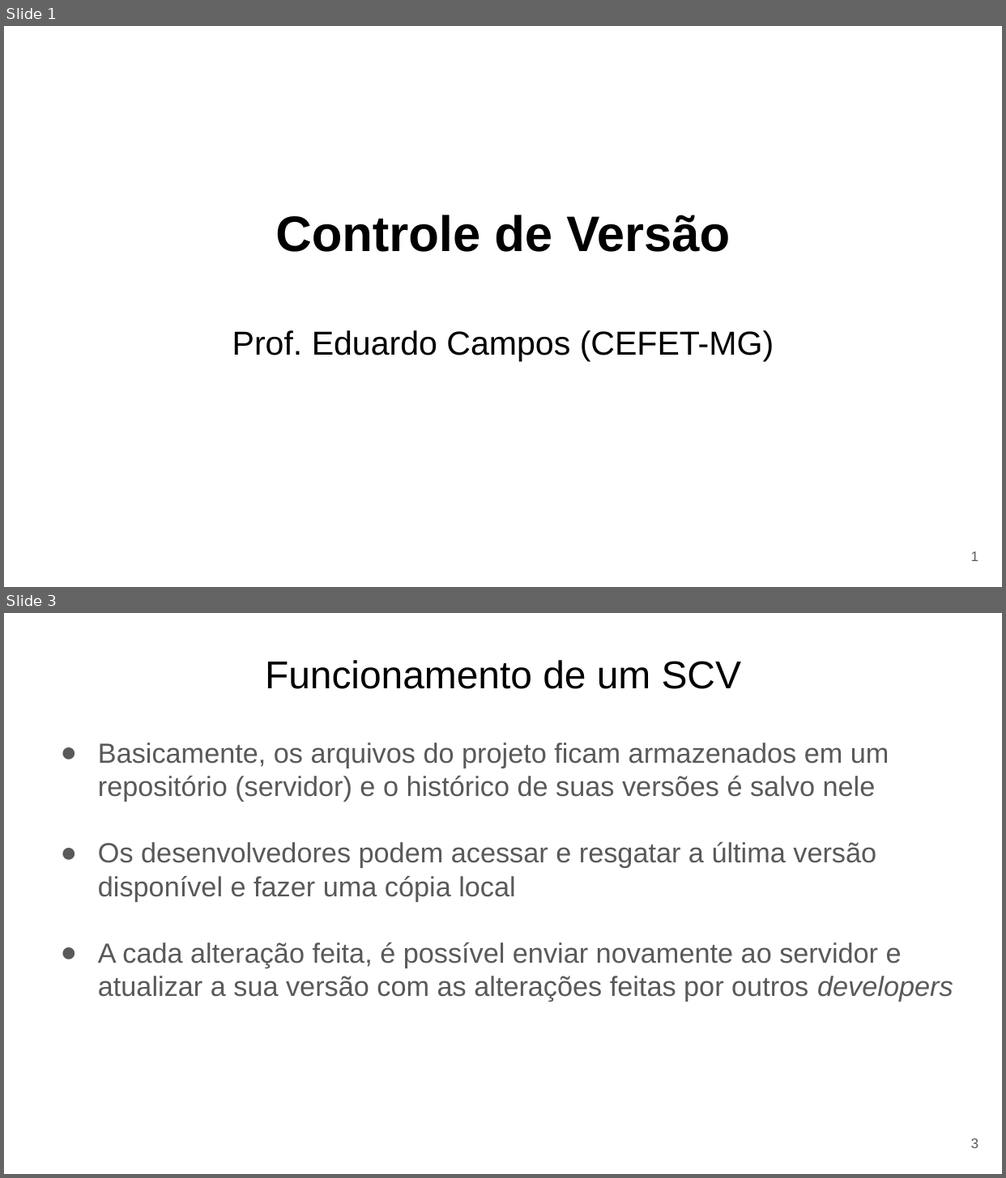
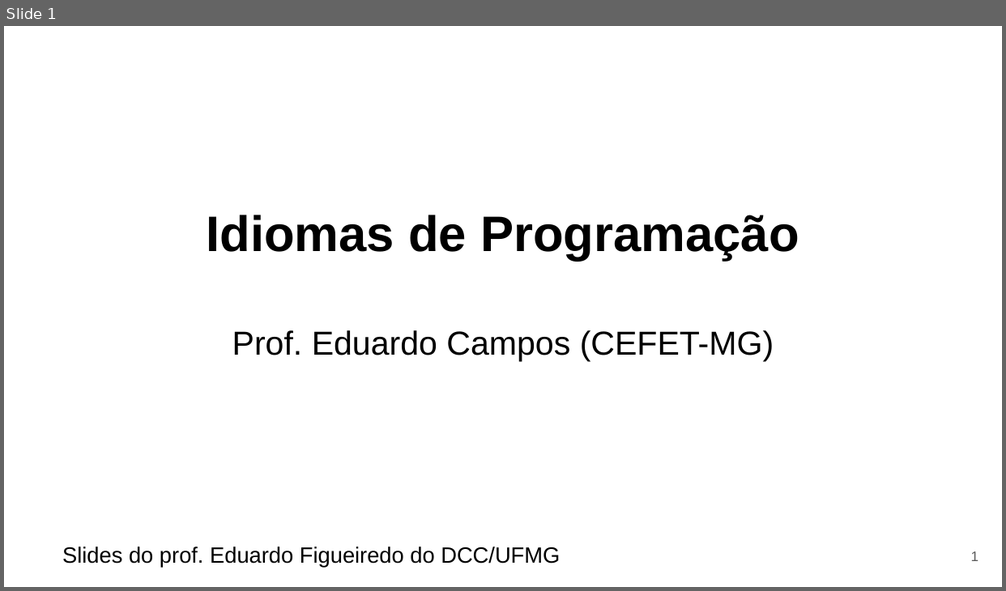
Before and after one commit to eduardocunha11/firstblog, a slide deck: aulas/gsi526/aula13-idiomas-programacao.pptx. Shown one above the other, each under a label of ours: slides 1 and 3 before the commit, slide 1 after it; the slides between them are not shown. The pictures are 1006x1178 and 1006x591 pixels, drawn with LibreOffice and Linux fonts; fonts in the diff are those of the drawing. Boxes give left, top, right and bottom in pixels: in the first picture for what was removed or moved away, otherwise in the second. Text is boxed around its words. In the diff, an @@ line names an element or a change of style, - is before the commit and + after.

Commit message:
add aula sobre idiomas de programacao

```diff
--- a/aulas/gsi526/aula13-idiomas-programacao.pptx
+++ b/aulas/gsi526/aula13-idiomas-programacao.pptx
@@ slide 3 removed at [4, 613, 1002, 1174], background #FFFFFF @@
@@ title removed at [265, 660, 741, 689] @@
-Funcionamento de um SCV
@@ text removed at [98, 743, 953, 1001] @@
-● Basicamente, os arquivos do projeto ficam armazenados em um repositório (servidor) e o histórico de suas versões é salvo nele
-● Os desenvolvedores podem acessar e resgatar a última versão disponível e fazer uma cópia local
-● A cada alteração feita, é possível enviar novamente ao servidor e atualizar a sua versão com as alterações feitas por outros developers
@@ page number removed at [971, 1139, 979, 1148] @@
-3
@@ slide 1 changed as well @@
@@ title at [206, 215, 799, 261]: text changed @@
-Controle de Versão
+Idiomas de Programação
@@ text added at [62, 547, 560, 567], 16 pt, text #000000 @@
+Slides do prof. Eduardo Figueiredo do DCC/UFMG
```
Also in this commit, not shown: 1 other slide changed, 19 slides added, 22 other slides removed, 4 other files.
